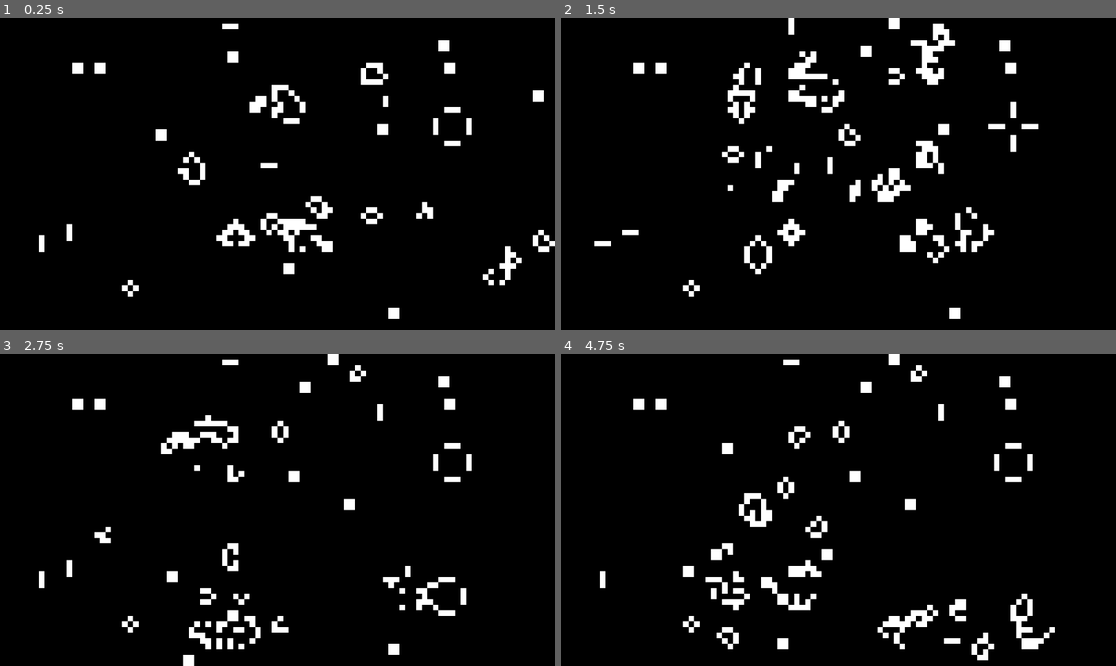
Above: before the commit, frames 1-4 (two rows, left to right).
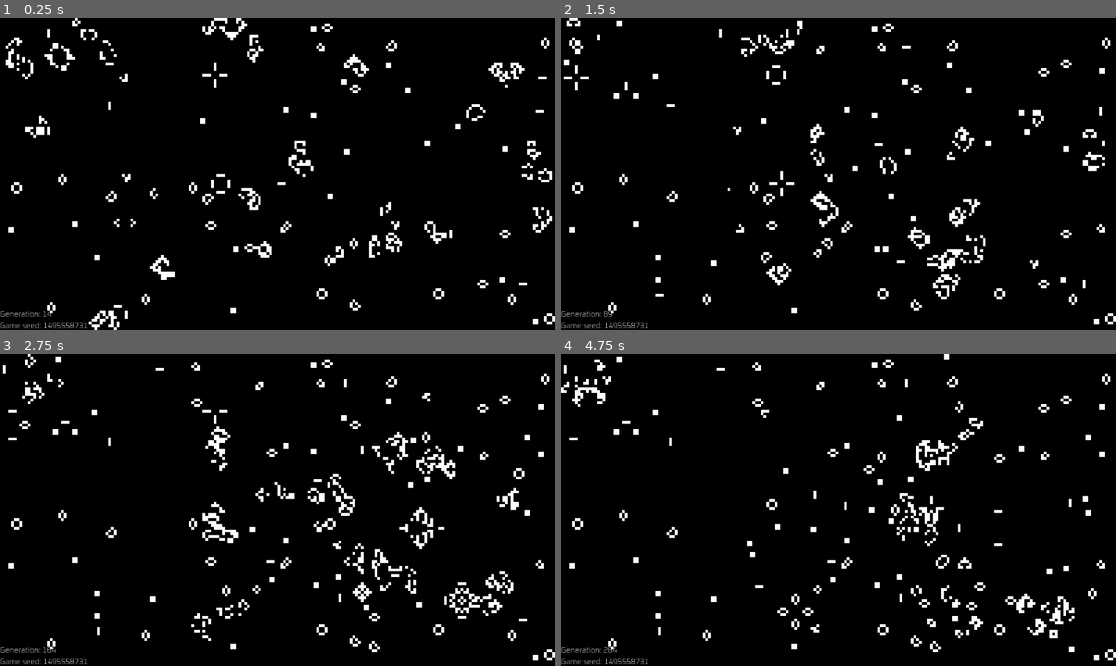
Above: after the commit, the same moments.

Repository: szcarr/GameOfLife
Game: Godot game, scene res://scenes/game/Game.tscn
Same seed, same stepped clock (60 frames per second), same inputs: the game is played once before the commit and once after it.
Inputs (mouse positions are in pixels of both pictures, inside the frame that each line leads up to):
- Up to frame 1 (0.25 s): no input
- Up to frame 2 (1.5 s): move the mouse to (960, 158) at 0.52 s; click (960, 158) at 0.67 s; move the mouse to (727, 189) at 1.27 s; click (727, 189) at 1.42 s
- Up to frame 3 (2.75 s): move the mouse to (333, 441) at 2.02 s; click (333, 441) at 2.17 s
- Up to frame 4 (4.75 s): move the mouse to (810, 572) at 2.77 s; click (810, 572) at 2.92 s; move the mouse to (1005, 556) at 3.52 s; click (1005, 556) at 3.67 s; move the mouse to (672, 463) at 4.27 s; click (672, 463) at 4.42 s

The runs differ from the first frame. In frame 1, 8.2% of the frame differs, in the area x 0-100%, y 0-100%; in frame 2, 9.6%; in frame 3, 8.9%; in frame 4, 8.9%.

Commit message:
Labels added.

Diff:
--- a/project.godot
+++ b/project.godot
@@ -19,6 +19,7 @@
 
 Map="*res://scenes/map/map.gd"
 InputManager="*res://scenes/input_manager/InputManager.tscn"
+UI="*res://scenes/ui/UI.tscn"
 
 [file_customization]
 
--- a/scenes/input_manager/input_manager.gd
+++ b/scenes/input_manager/input_manager.gd
@@ -1,7 +1,6 @@
 extends Node
 
 ## This file handles inputs.
-
 
 func _process(_delta):
 	if Input.is_mouse_button_pressed(MOUSE_BUTTON_LEFT):
--- a/scenes/map/Map.tscn
+++ b/scenes/map/Map.tscn
@@ -1,30 +1,6 @@
-[gd_scene load_steps=5 format=3 uid="uid://d1axxbvf8hysr"]
+[gd_scene load_steps=2 format=3 uid="uid://d1axxbvf8hysr"]
 
 [ext_resource type="Script" uid="uid://dll8rlpjfxvc8" path="res://scenes/map/map.gd" id="1_bslxg"]
-[ext_resource type="FontFile" uid="uid://mbj17lft2jx0" path="res://fonts/Oxanium-VariableFont_wght.ttf" id="2_ub3q0"]
-
-[sub_resource type="FontVariation" id="FontVariation_nuen2"]
-base_font = ExtResource("2_ub3q0")
-
-[sub_resource type="Theme" id="Theme_bslxg"]
-default_font = SubResource("FontVariation_nuen2")
 
 [node name="Map" type="Node2D"]
 script = ExtResource("1_bslxg")
-fps_limit = 2
-
-[node name="UI" type="CanvasLayer" parent="."]
-
-[node name="GenerationLabel" type="RichTextLabel" parent="UI"]
-unique_name_in_owner = true
-custom_minimum_size = Vector2(50, 20)
-layout_direction = 2
-anchors_preset = 2
-anchor_top = 1.0
-anchor_bottom = 1.0
-offset_top = -20.0
-offset_right = 149.0
-grow_vertical = 0
-theme = SubResource("Theme_bslxg")
-text = "LABEL NOT SET"
-fit_content = true
--- a/scenes/map/map.gd
+++ b/scenes/map/map.gd
@@ -2,14 +2,13 @@
 
 
 @export_category("Generation")
-@export var map_size_horizontal: int = 100
+@export var map_size_horizontal: int = 200
+## Leaving 'game_seed' value as -1 will let the game pseudo-randomly select a different seed.
 @export var game_seed: int = -1
 @export_range(0.0, 1.0, 0.01) var alive_bias = 0.1
 
 @export_category("Settings")
-@export var fps_limit: int = 20
-
-@onready var generation_label := %GenerationLabel
+@export var fps_limit: int = 5
 
 var map_size := Vector2i(int(map_size_horizontal), int(map_size_horizontal * 0.5625))
 var rng := RandomNumberGenerator.new()
@@ -73,7 +72,7 @@
 ## Needs to be called once.
 func _display_map(current_map: Dictionary) -> void:
 	for current_position: Vector2i in current_map.keys():
-		self.add_child(tile_map.get(current_position))
+		self.call_deferred("add_child", tile_map.get(current_position))
 
 
 ## Handles data in the map.
@@ -82,7 +81,7 @@
 	var next_map: Dictionary = {}
 	for current_position: Vector2i in current_map.keys():
 		# Values from the user takes priority.
-		# If no values from user, iterate over gamerules.
+		# If no values from user, do gamerules.
 		mutex.lock()
 		if value_map_queue.get(current_position) != null:
 			print(current_position, value_map_queue.get(current_position))
@@ -118,7 +117,9 @@
 ## Creating and assigning tiles to its position.
 ## Also assigns values to map dict for the first generation/frame.
 func _initialize_world() -> void:
-	rng.set_seed(game_seed)
+	if game_seed != -1:
+		rng.set_seed(game_seed)
+	UI.call_deferred("set_seed_label_text", "Game seed: %s" % [rng.get_seed()])
 	var resolution := Vector2(
 			int(ProjectSettings.get_setting("display/window/size/viewport_width")),
 			int(ProjectSettings.get_setting("display/window/size/viewport_height")),
@@ -137,8 +138,8 @@
 
 ## Needs to be called every frame
 func _update_map(current_map: Dictionary) -> void:
-	if generation_label: # When label is ready.
-		generation_label.call_deferred("set_text", "Generation: %s" % [generation_counter])
+	if UI.get_generation_label(): # When label is ready.
+		UI.set_generation_label_text("Generation: %s" % [generation_counter])
 	for tile_position: Vector2i in tile_map.keys():
 		var tile_value = current_map.get(tile_position)
 		tile_map.get(tile_position).set_tile_value(tile_value)
--- /dev/null
+++ b/scenes/ui/UI.tscn
@@ -0,0 +1,43 @@
+[gd_scene load_steps=7 format=3 uid="uid://bcsx2biw72o8"]
+
+[ext_resource type="FontFile" uid="uid://mbj17lft2jx0" path="res://fonts/Oxanium-VariableFont_wght.ttf" id="1_d2gw2"]
+[ext_resource type="Script" uid="uid://de67fbt01ixx0" path="res://scenes/ui/ui.gd" id="1_m01cm"]
+
+[sub_resource type="FontVariation" id="FontVariation_m01cm"]
+base_font = ExtResource("1_d2gw2")
+
+[sub_resource type="Theme" id="Theme_nnfdp"]
+default_font = SubResource("FontVariation_m01cm")
+
+[sub_resource type="FontVariation" id="FontVariation_nnfdp"]
+base_font = ExtResource("1_d2gw2")
+
+[sub_resource type="Theme" id="Theme_s64wo"]
+default_font = SubResource("FontVariation_nnfdp")
+
+[node name="UI" type="CanvasLayer"]
+script = ExtResource("1_m01cm")
+
+[node name="VBoxContainer" type="VBoxContainer" parent="."]
+anchors_preset = 2
+anchor_top = 1.0
+anchor_bottom = 1.0
+offset_top = -41.0
+offset_right = 405.0
+grow_vertical = 0
+
+[node name="GenerationLabel" type="RichTextLabel" parent="VBoxContainer"]
+unique_name_in_owner = true
+custom_minimum_size = Vector2(50, 20)
+layout_direction = 2
+layout_mode = 2
+theme = SubResource("Theme_nnfdp")
+text = "GEN LABEL NOT SET"
+fit_content = true
+
+[node name="SeedLabel" type="RichTextLabel" parent="VBoxContainer"]
+unique_name_in_owner = true
+layout_mode = 2
+theme = SubResource("Theme_s64wo")
+text = "SEED LABEL NOT SET"
+fit_content = true
--- /dev/null
+++ b/scenes/ui/ui.gd
@@ -0,0 +1,23 @@
+extends CanvasLayer
+
+@onready var generation_label := %GenerationLabel
+@onready var seed_label := %SeedLabel
+
+## Can return null if called before it is assigned.
+## Else will return RichTextLabel.
+func get_generation_label() -> Variant:
+	return generation_label
+
+
+## Can return null if called before it is assigned.
+## Else will return RichTextLabel.
+func get_seed_label() -> Variant:
+	return seed_label
+
+
+func set_generation_label_text(text: String) -> void:
+	generation_label.set_text(text)
+
+
+func set_seed_label_text(text: String) -> void:
+	seed_label.set_text(text)
Not shown, added: scenes/ui/ui.gd.uid
